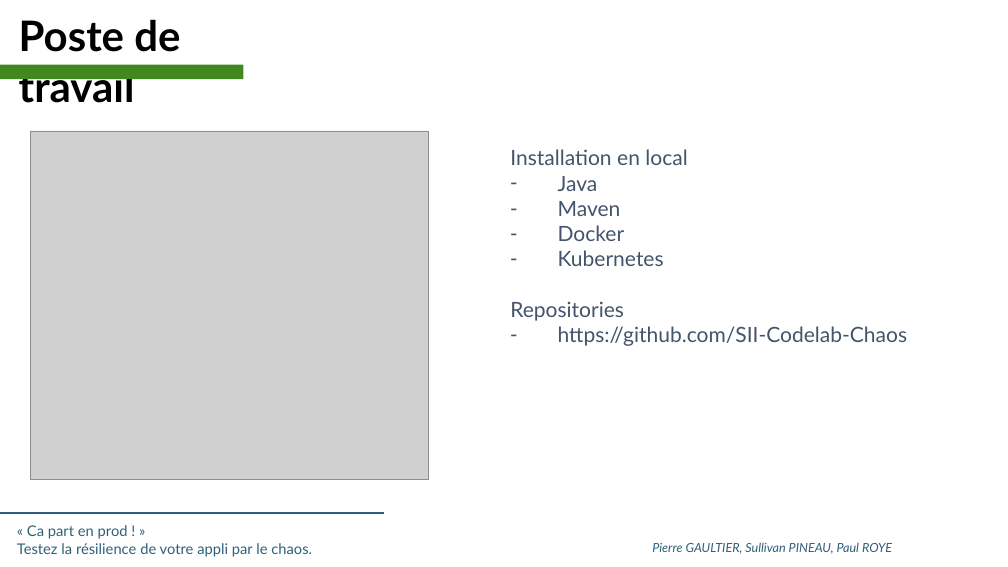
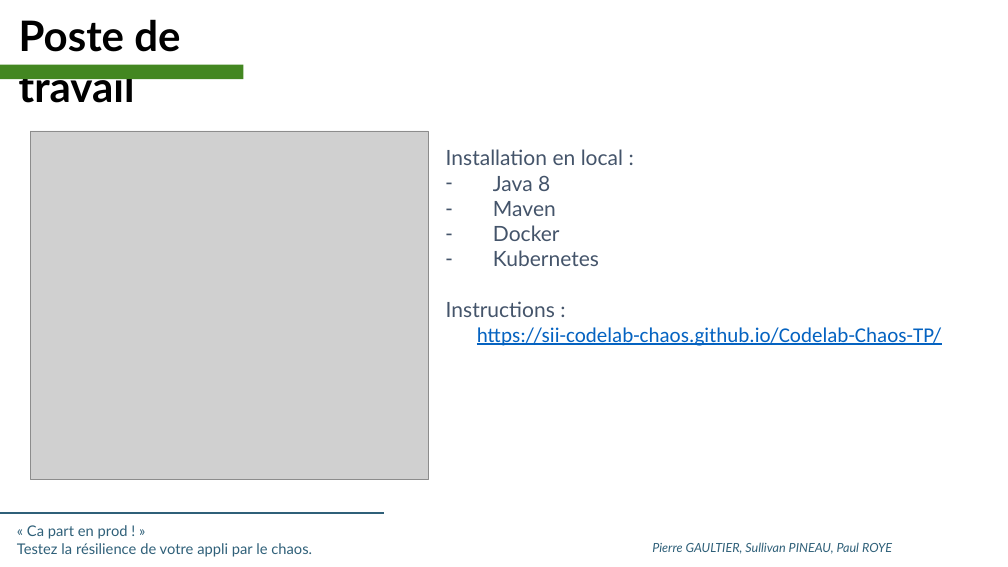
Before and after one commit to SII-Codelab-Chaos/Codelab-Chaos-TP, a slide deck: slide 2 of Hands-On -Chaos - SLIDES.pptx (slide 7 before the commit). Drawn at 1008x567 pixels with LibreOffice and Linux fonts; fonts in the diff are those of the drawing; grey boxes stand for pictures; background and template pictures are left out. Boxes give left, top, right and bottom in pixels: in the first picture for what was removed or moved away, otherwise in the second. Text is boxed around its words. In the diff, an @@ line names an element or a change of style, - is before the commit and + after.

Commit message:
add slides tp1

```diff
--- a/Hands-On -Chaos - SLIDES.pptx
+++ b/Hands-On -Chaos - SLIDES.pptx
@@ text "Installation en local :": place and size @@
-text "Installation en local :" at [510, 149, 908, 346]
+text "Installation en local :" at [446, 149, 941, 346]
@@ text at [446, 149, 623, 191]: text changed @@
-Installation en local
-– Java
+Installation en local :
+– Java 8
@@ text at [446, 301, 941, 346]: text changed; font Lato to Calibri; text colour #44546A to #0563C1 @@
-Repositories
-– https://github.com/SII-Codelab-Chaos
+Instructions :
+https://sii-codelab-chaos.github.io/Codelab-Chaos-TP/
```
Also in this commit, not shown: 4 other slides changed, 3 slides added, 1 slide removed.
